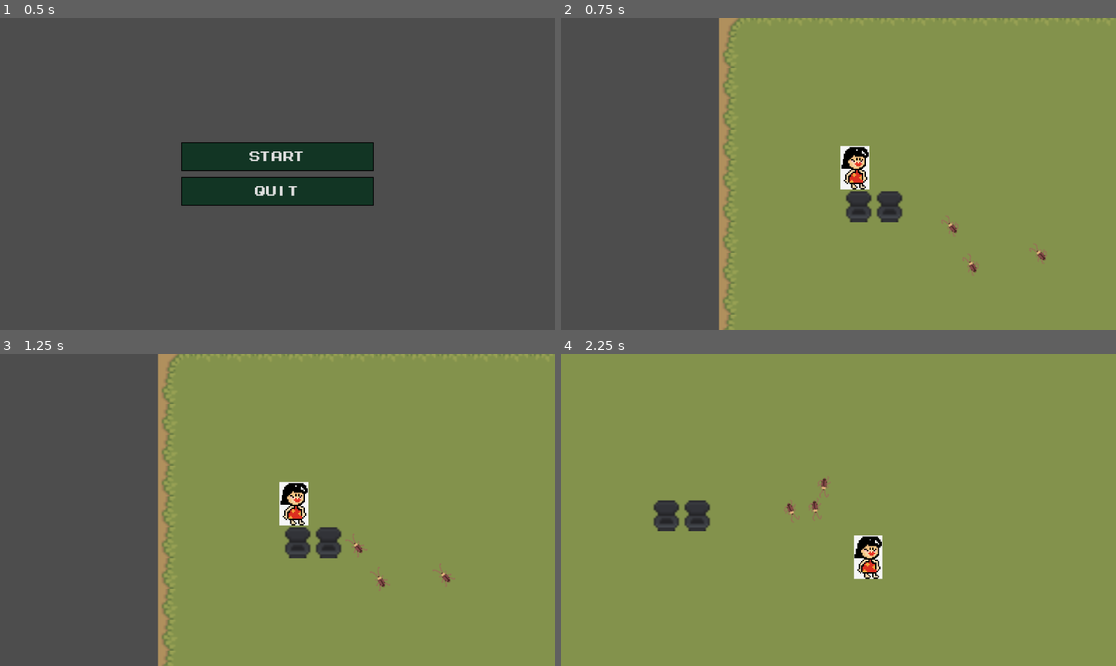
Above: before the commit, frames 1-4 (two rows, left to right).
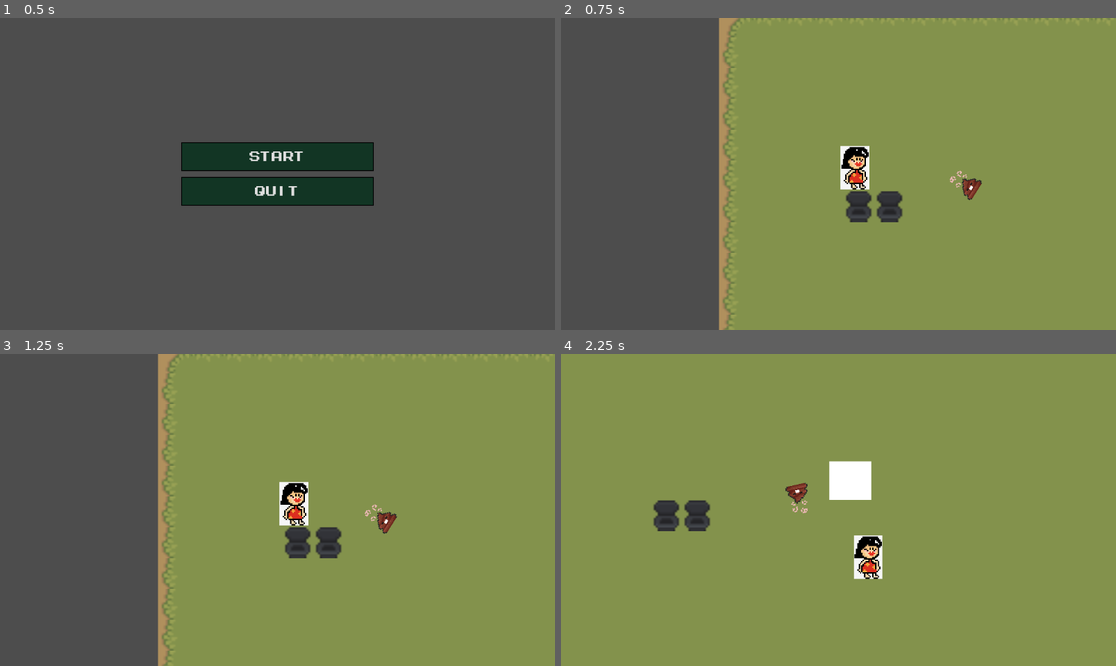
Above: after the commit, the same moments.

Repository: xntle/MOMFURY
Game: Godot game, scene res://scene/main_menu.tscn
The game is run twice, just before and just after one commit, with the same random seed, the same clock (stepped at 60 frames per second) and the same inputs.
Inputs:
- Up to frame 1 (0.5 s): no input
- Up to frame 2 (0.75 s): click "Start" at 0.5 s
- Up to frame 3 (1.25 s): no input
- Up to frame 4 (2.25 s): hold D (move_right) 1.28-2.03 s; tap Space (roll) at 1.35, 2.1 s; hold S (move_down) from 2.03 s (still down)

Frame 1 is identical in both runs. In frame 2, 0.4% of the frame differs, in the area x 68-88%, y 48-83%; in frame 3, 0.3%; in frame 4, 1.3%, in the area x 40-56%, y 34-55%.

Commit message:
[Feature] Projectile: Created projectile that shoots from boss

Diff:
--- /dev/null
+++ b/scene/BeerBottle.tscn
@@ -0,0 +1,17 @@
+[gd_scene load_steps=4 format=3 uid="uid://h4wwf7ms8id4"]
+
+[ext_resource type="Script" uid="uid://b7tqak68n8bx5" path="res://scripts/beer_bottle.gd" id="1_mo4lk"]
+
+[sub_resource type="CanvasTexture" id="CanvasTexture_mo4lk"]
+
+[sub_resource type="CircleShape2D" id="CircleShape2D_mo4lk"]
+
+[node name="Projectile" type="Area2D"]
+script = ExtResource("1_mo4lk")
+
+[node name="Sprite2D" type="Sprite2D" parent="."]
+scale = Vector2(21.649572, -19.897646)
+texture = SubResource("CanvasTexture_mo4lk")
+
+[node name="CollisionShape2D" type="CollisionShape2D" parent="."]
+shape = SubResource("CircleShape2D_mo4lk")
--- /dev/null
+++ b/scene/BossDaddy.tscn
@@ -0,0 +1,59 @@
+[gd_scene load_steps=9 format=3 uid="uid://bog8uq3cg74nk"]
+
+[ext_resource type="Script" uid="uid://bfafqyko2kyk6" path="res://scripts/boss_daddy.gd" id="1_u22dk"]
+[ext_resource type="Texture2D" uid="uid://dscd4y8ji3g6u" path="res://characters/pixel-art-cartoon-poop-character-png.png" id="2_3xl6v"]
+[ext_resource type="Texture2D" uid="uid://cvv328m4ol46m" path="res://characters/cockroach.png" id="3_ih8qo"]
+
+[sub_resource type="CircleShape2D" id="CircleShape2D_u22dk"]
+radius = 6.0
+
+[sub_resource type="AtlasTexture" id="AtlasTexture_t7awp"]
+atlas = ExtResource("3_ih8qo")
+region = Rect2(0, 0, 20, 24)
+
+[sub_resource type="AtlasTexture" id="AtlasTexture_t8h6u"]
+atlas = ExtResource("3_ih8qo")
+region = Rect2(20, 0, 20, 24)
+
+[sub_resource type="AtlasTexture" id="AtlasTexture_q3d0g"]
+atlas = ExtResource("3_ih8qo")
+region = Rect2(40, 0, 20, 24)
+
+[sub_resource type="SpriteFrames" id="SpriteFrames_3xl6v"]
+animations = [{
+"frames": [{
+"duration": 1.0,
+"texture": SubResource("AtlasTexture_t7awp")
+}, {
+"duration": 1.0,
+"texture": SubResource("AtlasTexture_t8h6u")
+}, {
+"duration": 1.0,
+"texture": SubResource("AtlasTexture_t7awp")
+}, {
+"duration": 1.0,
+"texture": SubResource("AtlasTexture_q3d0g")
+}],
+"loop": true,
+"name": &"new_animation_1",
+"speed": 5.0
+}]
+
+[node name="CharacterBody2D" type="CharacterBody2D"]
+script = ExtResource("1_u22dk")
+
+[node name="CollisionShape2D" type="CollisionShape2D" parent="."]
+shape = SubResource("CircleShape2D_u22dk")
+
+[node name="PixelArtCartoonPoopCharacterPng" type="Sprite2D" parent="."]
+position = Vector2(0, -3)
+scale = Vector2(0.021696432, 0.021696432)
+texture = ExtResource("2_3xl6v")
+
+[node name="AnimatedSprite2D" type="AnimatedSprite2D" parent="."]
+visible = false
+position = Vector2(-5.9604645e-08, -5.9604645e-08)
+scale = Vector2(0.46875, 0.5769231)
+sprite_frames = SubResource("SpriteFrames_3xl6v")
+animation = &"new_animation_1"
+autoplay = "new_animation_1"
--- a/scene/Game.tscn
+++ b/scene/Game.tscn
@@ -6,6 +6,8 @@
 [ext_resource type="PackedScene" uid="uid://v1xuhkejwyw7" path="res://scene/main_menu.tscn" id="4_1qeit"]
 [ext_resource type="Script" uid="uid://lyimuq4183ha" path="res://scripts/pause_menu.gd" id="5_0qanc"]
 [ext_resource type="FontFile" uid="uid://box1b2tla1jkp" path="res://assets/fonts/MegamaxJonathanToo-YqOq2.ttf" id="6_qto5f"]
+[ext_resource type="PackedScene" uid="uid://bog8uq3cg74nk" path="res://scene/BossDaddy.tscn" id="7_0qanc"]
+[ext_resource type="PackedScene" uid="uid://h4wwf7ms8id4" path="res://scene/BeerBottle.tscn" id="8_qto5f"]
 
 [sub_resource type="StyleBoxFlat" id="StyleBoxFlat_4cigq"]
 bg_color = Color(0.07058824, 0.20784314, 0.14117648, 1)
@@ -38,12 +40,15 @@
 [node name="Player" parent="." instance=ExtResource("4_0qanc")]
 
 [node name="PoopEnemy3" parent="." instance=ExtResource("1_t585p")]
+visible = false
 position = Vector2(74, 51)
 
 [node name="PoopEnemy" parent="." instance=ExtResource("1_t585p")]
+visible = false
 position = Vector2(64, 30)
 
 [node name="PoopEnemy2" parent="." instance=ExtResource("1_t585p")]
+visible = false
 position = Vector2(110, 44)
 
 [node name="UI" type="CanvasLayer" parent="."]
@@ -87,3 +92,11 @@
 theme_override_styles/pressed = SubResource("StyleBoxFlat_f6bub")
 theme_override_styles/hover = SubResource("StyleBoxFlat_r3aus")
 text = "Quit"
+
+[node name="BossDaddy" parent="." instance=ExtResource("7_0qanc")]
+position = Vector2(72, 7)
+projectile_scene = ExtResource("8_qto5f")
+
+[node name="Projectile" parent="." instance=ExtResource("8_qto5f")]
+visible = false
+speed = 120.0
--- /dev/null
+++ b/scripts/beer_bottle.gd
@@ -0,0 +1,22 @@
+extends Area2D
+
+@export var speed: float = 150.0
+var direction: Vector2 = Vector2.RIGHT
+@export var life_time: float = 2.0
+
+var _time_alive: float = 0.0
+
+func _physics_process(delta: float) -> void:
+	# Move the projectile
+	position += direction * speed * delta
+
+	# Track lifetime and free when done
+	_time_alive += delta
+	if _time_alive >= life_time:
+		queue_free()
+
+func _on_body_entered(body: Node) -> void:
+	# Example: if the body has a health script or is an enemy
+	if body.has_method("take_damage"):
+		body.take_damage(1)
+	queue_free()  # destroy projectile on hit
--- /dev/null
+++ b/scripts/boss_daddy.gd
@@ -0,0 +1,51 @@
+extends CharacterBody2D
+
+@onready var player = get_node("/root/Game/Player")
+
+var throw_timer := 0.0
+var throw_speed := 250.0
+var normal_speed := 25.0
+var is_throwing := false
+var throw_duration := 0.2
+var throw_time_left := 0.0
+
+@export var projectile_scene: PackedScene
+
+
+func _ready():
+	# First random cooldown 1 to 3 seconds
+	throw_timer = randf_range(1.0, 3.0)
+
+func _physics_process(delta):
+	throw_timer -= delta
+
+	var direction = global_position.direction_to(player.global_position)
+
+	# Start a throw when timer hits zero
+	if throw_timer <= 0.0:
+		is_throwing = true
+		throw_timer = randf_range(1.0, 3.0)
+
+
+	# Dash or normal move
+	if is_throwing:
+		#velocity = direction * throw_speed
+		shoot()
+		is_throwing = false
+	velocity = direction * normal_speed
+
+	move_and_slide()
+	rotation = direction.angle() +90
+
+func shoot() -> void:
+	if projectile_scene == null:
+		return
+
+	var projectile = projectile_scene.instantiate()
+	get_tree().current_scene.add_child(projectile)  # or get_parent(), depending on structure
+
+	# Set initial position (e.g. player position or a gun muzzle position)
+	projectile.global_position = global_position
+
+	# Choose direction: here, facing right or using input/aim direction
+	projectile.direction = (player.global_position - global_position).normalized()
Not shown: 1 places in scene/Game.tscn that only renumber resources
Not shown, added: scripts/beer_bottle.gd.uid
Not shown, added: scripts/boss_daddy.gd.uid
